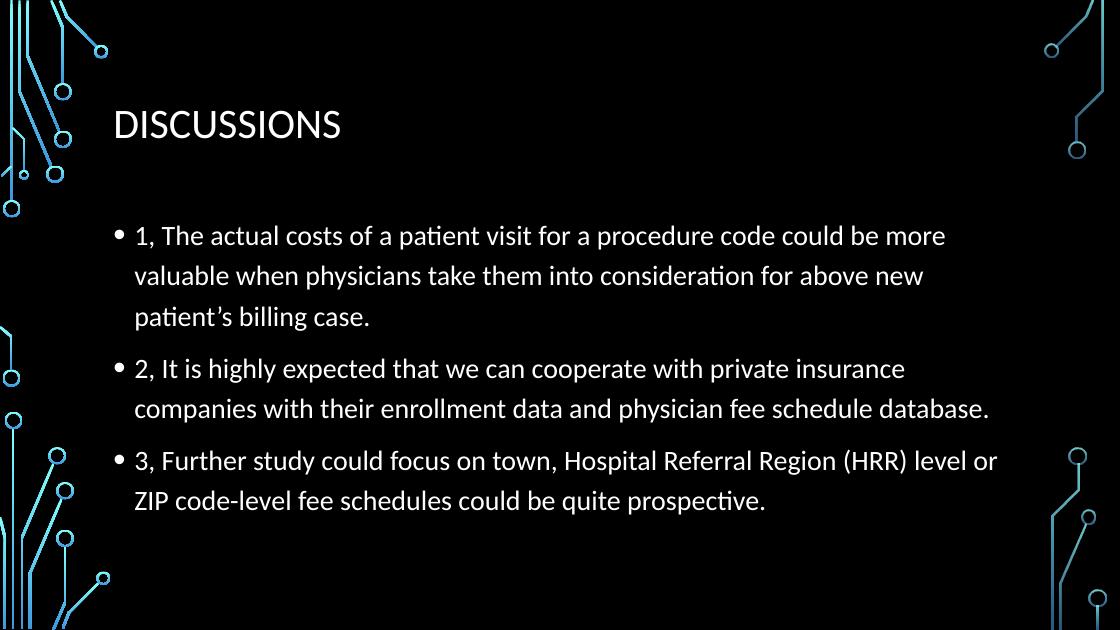
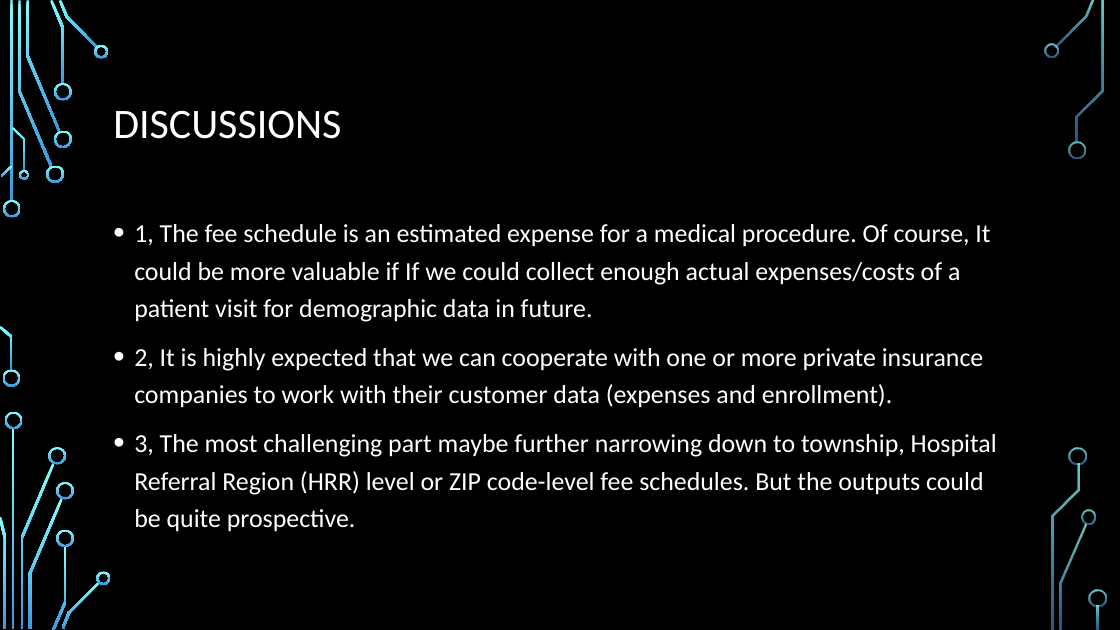
Before and after one commit to dev-hyang/data_analysis_medicaid, a slide deck: slide 25 of Presentation_v1.0.pptx. Drawn at 1120x630 pixels with LibreOffice and Linux fonts; fonts in the diff are those of the drawing; background and template pictures are left out. Boxes give left, top, right and bottom in pixels: in the first picture for what was removed or moved away, otherwise in the second. Text is boxed around its words. In the diff, an @@ line names an element or a change of style, - is before the commit and + after.

```diff
--- a/Presentation_v1.0.pptx
+++ b/Presentation_v1.0.pptx
@@ text at [134, 224, 997, 532]: text changed; size 24 to 22.2 pt @@
-• 1, The actual costs of a patient visit for a procedure code could be more valuable when physicians take them into consideration for above new patient’s billing case.
-• 2, It is highly expected that we can cooperate with private insurance companies with their enrollment data and physician fee schedule database.
-• 3, Further study could focus on town, Hospital Referral Region (HRR) level or ZIP code-level fee schedules could be quite prospective.
+• 1, The fee schedule is an estimated expense for a medical procedure. Of course, It could be more valuable if If we could collect enough actual expenses/costs of a patient visit for demographic data in future.
+• 2, It is highly expected that we can cooperate with one or more private insurance companies to work with their customer data (expenses and enrollment).
+• 3, The most challenging part maybe further narrowing down to township, Hospital Referral Region (HRR) level or ZIP code-level fee schedules. But the outputs could be quite prospective.
```
Also in this commit, not shown: 8 other slides changed, 2 other files.
